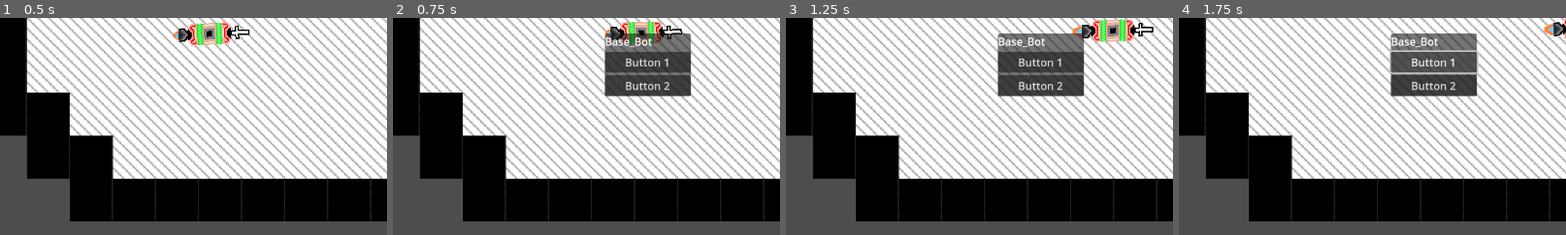
Above: before the commit, frames 1-4 (left to right).
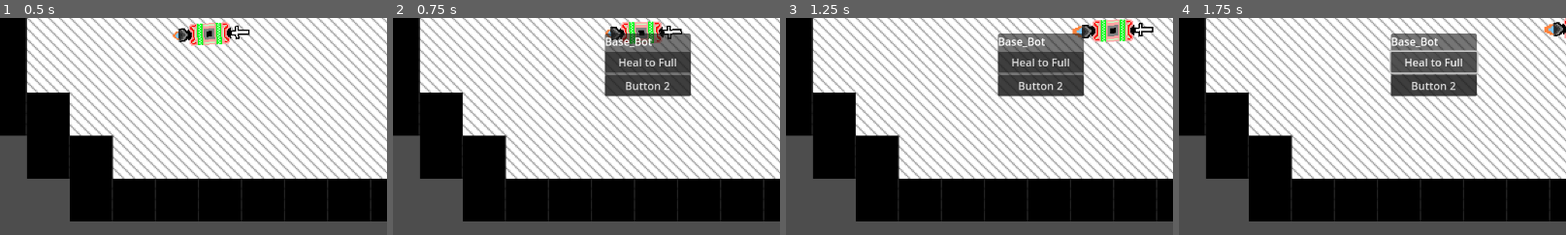
Above: after the commit, the same moments.

Repository: CWmain/botManager
Game: Godot game, scene res://Scene/base.tscn
Same seed, same stepped clock (60 frames per second), same inputs: the game is played once before the commit and once after it.
Inputs (mouse positions are % of the whole screen's width and height, from its top left):
- Up to frame 1 (0.5 s): no input
- Up to frame 2 (0.75 s): move the mouse to (27, 54) at 0.52 s; hold Right mouse button (Select) from 0.53 s (still down); click (27, 54) at 0.67 s
- Up to frame 3 (1.25 s): keep holding Right mouse button (Select)
- Up to frame 4 (1.75 s): release Right mouse button (Select) at 1.25 s; click (33, 60) at 1.25 s, where only the run before the commit has a clickable "Button 1"
The pictures show only the part of the screen within x 0-50%, y 50-100%; the shares and areas given below are measured in that part.

Frame 1 is identical in both runs. In frame 2, 0.3% of the frame differs, in the area x 58-74%, y 18-23%; in frame 3, 0.3%; in frame 4, 0.3%.

Commit message:
Cleaned up some unneeded code

Diff:
--- a/Objects/Bots/StateMachine/Wonder/wonder.gd
+++ b/Objects/Bots/StateMachine/Wonder/wonder.gd
@@ -11,15 +11,17 @@
 
 func update()->void:
 	if me.wall_detector.is_colliding():
-		print("From wall collide")
-		me.path_finder.target_position = Vector2(100+randf()*200,100+randf()*200)
+		me.path_finder.target_position = randomLocation()
 		me.travelTo = true
 		update_target_position_delay.stop()
 	if updateTargetPosition:
 
-		me.path_finder.target_position = Vector2(100+randf()*200,100+randf()*200)
+		me.path_finder.target_position = randomLocation()
 		me.travelTo = true
 		updateTargetPosition = false
+
+func randomLocation()->Vector2:
+	return Vector2(100+randf()*200,100+randf()*200)
 
 func toggleUpdateTargetPosition():
 	if update_target_position_delay.is_stopped():
--- a/Objects/Bots/base_bot.gd
+++ b/Objects/Bots/base_bot.gd
@@ -55,10 +55,6 @@
 
 # Moving Scenes
 @export var home: SubViewport
-
-# Bot Options
-@onready var bot_options: PanelContainer = $BotOptions
-
 
 signal attackComplete
 signal withinAttackRange
@@ -227,10 +223,6 @@
 func _on_bot_explode_finished() -> void:
 	reparent(home)
 
-
 func _on_input_event(viewport: Node, event: InputEvent, shape_idx: int) -> void:
 	if event.is_action_pressed("Select"):
 		showBotOptions.emit(self)
-
-func _on_mouse_entered() -> void:
-	printerr("Mouse Entered")
--- a/Scene/base.tscn
+++ b/Scene/base.tscn
@@ -149,6 +149,7 @@
 layout_mode = 1
 
 [node name="BotOptions" parent="." node_paths=PackedStringArray("botList") instance=ExtResource("10_4pfap")]
+visible = false
 layout_mode = 0
 botList = [NodePath("../Dojo/DojoSV/Base_Bot"), NodePath("../Dojo/DojoSV/Base_Bot2")]
 
--- a/UI/BotOptions/bot_options.gd
+++ b/UI/BotOptions/bot_options.gd
@@ -2,6 +2,8 @@
 
 @export var botList: Array[Bot]
 @onready var title: Label = $VBoxContainer/Title
+
+var displayedBot: Bot = null
 
 func _ready() -> void:
 	for bot in botList:
@@ -10,8 +12,16 @@
 func _input(event: InputEvent) -> void:
 	if event.is_action_pressed("Select") and visible:
 		hide()
+		#displayedBot = null
 
 func _revealBotOptions(bot: Bot):
+	displayedBot = bot
 	position = get_viewport().get_mouse_position()
 	title.text = bot.name
+	print(bot)
 	show()
+
+
+func _on_heal_pressed() -> void:
+	assert(displayedBot != null, "Trying to use menu without a displayed bot")
+	displayedBot.curHealth = displayedBot.statTotals[Enums.MODIFICATION.MAX_HEALTH]
--- a/UI/BotOptions/bot_options.tscn
+++ b/UI/BotOptions/bot_options.tscn
@@ -3,9 +3,8 @@
 [ext_resource type="Script" uid="uid://5mbox7nr8h8r" path="res://UI/BotOptions/bot_options.gd" id="1_0jfew"]
 
 [node name="BotOptions" type="PanelContainer"]
-visible = false
-offset_right = 40.0
-offset_bottom = 40.0
+offset_right = 128.0
+offset_bottom = 93.0
 script = ExtResource("1_0jfew")
 
 [node name="VBoxContainer" type="VBoxContainer" parent="."]
@@ -15,10 +14,12 @@
 layout_mode = 2
 text = "BOT NAME HERE"
 
-[node name="Button" type="Button" parent="VBoxContainer"]
+[node name="Heal" type="Button" parent="VBoxContainer"]
 layout_mode = 2
-text = "Button 1"
+text = "Heal to Full"
 
 [node name="Button2" type="Button" parent="VBoxContainer"]
 layout_mode = 2
 text = "Button 2"
+
+[connection signal="pressed" from="VBoxContainer/Heal" to="." method="_on_heal_pressed"]
